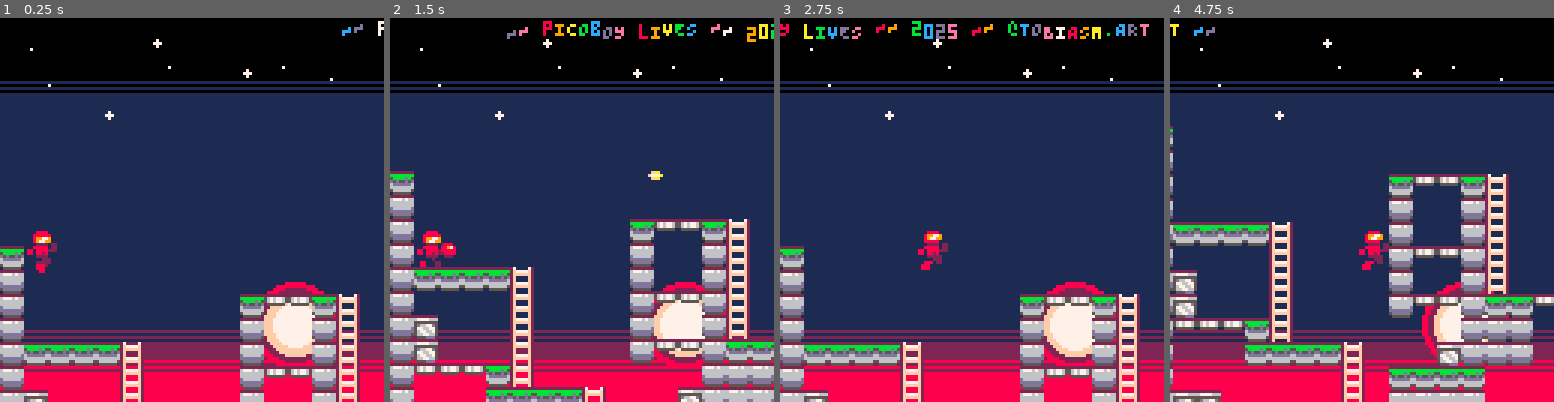
Above: before the commit, frames 1-4 (left to right).
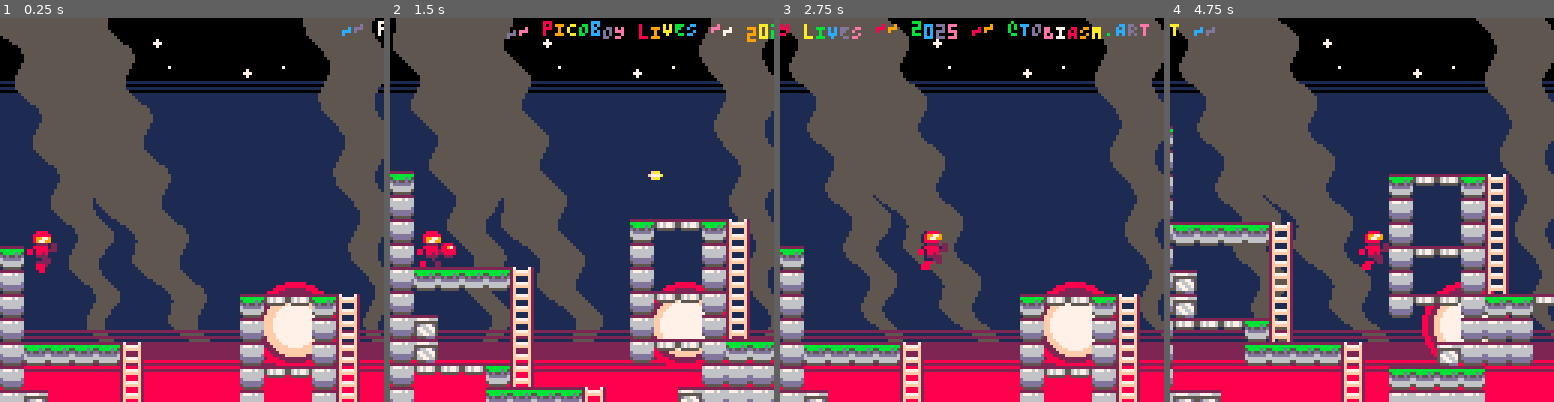
Above: after the commit, the same moments.

Repository: whckmstrjck/picoboy
Game: PICO-8 cartridge picoboy.p8
Same seed, same stepped clock (60 frames per second), same inputs: the game is played once before the commit and once after it.
Inputs:
- Up to frame 1 (0.25 s): no input
- Up to frame 2 (1.5 s): tap X (X key) at 0.33, 1.07 s; tap O (Z key) at 0.7 s
- Up to frame 3 (2.75 s): hold Right 1.6-2.1 s; tap O (Z key) at 1.7, 2.1, 2.5 s; tap X (X key) at 1.85 s; hold Up 2.15-2.42 s; hold Right from 2.47 s (still down)
- Up to frame 4 (4.75 s): tap O (Z key) every 0.4 s from 2.9 to 4.5 s; tap X (X key) at 2.97, 4.08 s; release Right at 3.03 s; hold Left 3.08-3.58 s; hold Down 3.63-3.97 s; hold Right 4.02-4.68 s; hold Up from 4.73 s (still down)

The runs differ from the first frame. In frame 1, 29% of the frame differs, in the area x 0-100%, y 0-85%; in frame 2, 28%; in frame 3, 28%; in frame 4, 27%.

Commit message:
Smoke bg!

Diff:
--- a/lua/_draw.lua
+++ b/lua/_draw.lua
@@ -5,9 +5,43 @@
   cls(1)
   fillp(▤)
   rectfill(0, 0, 128, 24, 0)
+  fillp()
+  rectfill(0, 0, 128, 20, 0)
+
+  for i = 128, 0, -1 do
+    line(
+      76 - (128 - i) * .3 + sin(t() / 2 + i / 20) * 3,
+      i,
+      76 - (128 - i) * .6 + sin(t() / 2 + i / 20) * 3,
+      i,
+      5
+    )
+  end
+
+  for i = 128, 0, -1 do
+    line(
+      40 - (128 - i) * .1 + sin(t() / 2 + i / 20) * 3,
+      i,
+      40 - (128 - i) * .3 + sin(t() / 2 + i / 20) * 3,
+      i,
+      5
+    )
+  end
+
+  for i = 128, 0, -1 do
+    line(
+      129 - (128 - i) * .02 + sin(t() / 2 + i / 25) * 3,
+      i,
+      130 - (128 - i) * .2 + sin(t() / 2 + i / 25) * 3,
+      i,
+      5
+    )
+  end
+
+  -- sky
+  fillp(▤)
   rectfill(0, 104, 128, 128, 2)
   fillp()
-  rectfill(0, 0, 128, 20, 0)
   rectfill(0, 108, 128, 128, 2)
   fillp(▤)
   rectfill(0, 114, 128, 128, 8)
@@ -15,14 +49,14 @@
   rectfill(0, 118, 128, 128, 8)
 
   -- stars
-  circfill(10, 10, .5, 7)
-  circfill(16, 22, .5, 7)
-  circfill(36, 32, 1, 7)
+  -- circfill(10, 10, .5, 7)
+  -- circfill(16, 22, .5, 7)
+  -- circfill(36, 32, 1, 7)
   circfill(52, 8, 1, 7)
   circfill(56, 16, .5, 7)
   circfill(82, 18, 1, 7)
   circfill(94, 16, .5, 7)
-  circfill(110, 20, .5, 7)
+  -- circfill(110, 20, .5, 7)
 
   -- sun
   circfill(98, 102, 14, 8)
